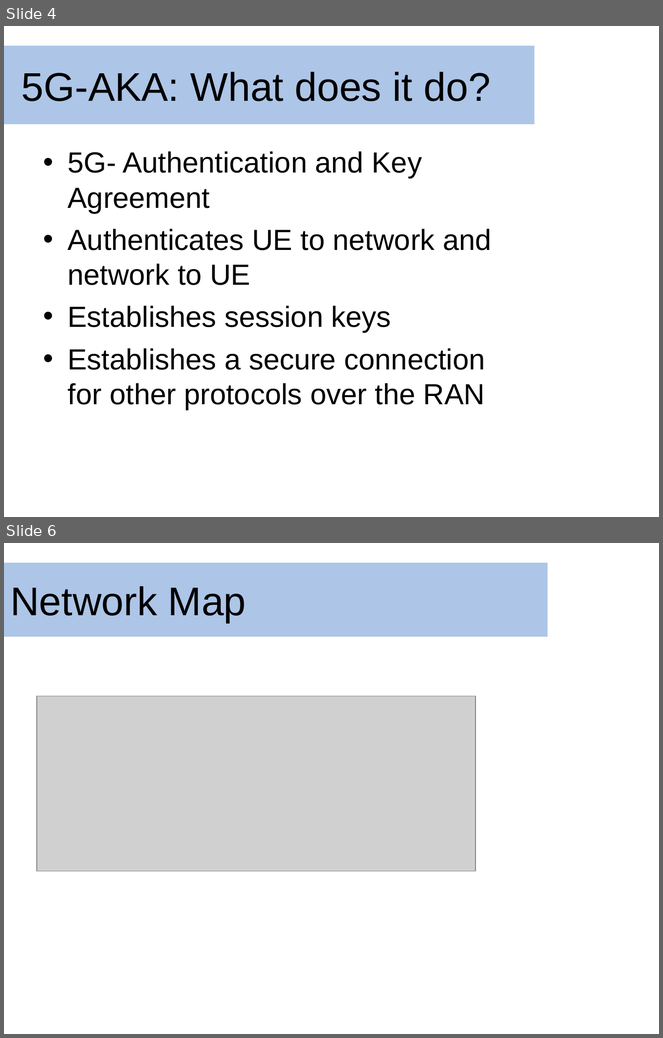
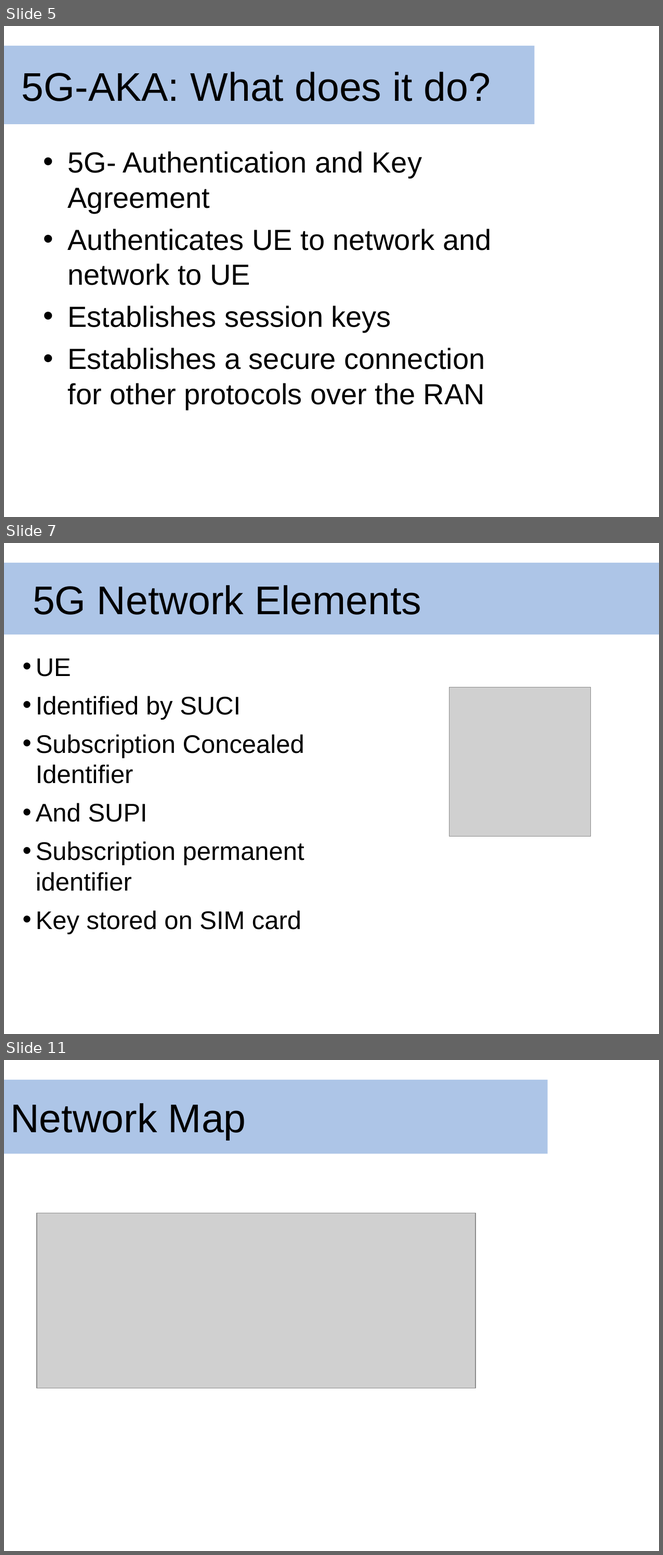
Before and after one commit to dmclayton/5g-security, a slide deck: ppt/5gakaPpt.pptx. Shown one above the other, each under a label of ours: slides 4 and 6 before the commit, slides 5, 7 and 11 after it; the slides between them are not shown. The pictures are 663x1038 and 663x1555 pixels, drawn with LibreOffice and Linux fonts; fonts in the diff are those of the drawing; grey boxes stand for pictures; background and template pictures are left out. Boxes give left, top, right and bottom in pixels: in the first picture for what was removed or moved away, otherwise in the second. Text is boxed around its words. In the diff, an @@ line names an element or a change of style, - is before the commit and + after.

```diff
--- a/ppt/5gakaPpt.pptx
+++ b/ppt/5gakaPpt.pptx
@@ slide 7 added at (x1=4, y1=543, x2=659, y2=1034), background picture (left out) @@
@@ rectangle added at (x1=4, y1=563, x2=659, y2=635), fill #ADC5E7, 44 pt, text #000000 @@
+5G Network Elements
@@ text added at (x1=36, y1=658, x2=305, y2=935), 28 pt, text #000000 @@
+• UE
+• Identified by SUCI
+• Subscription Concealed Identifier
+• And SUPI
+• Subscription permanent identifier
+• Key stored on SIM card
@@ picture added at (x1=450, y1=687, x2=591, y2=836) @@
@@ what was slide 4 is now slide 5 @@
@@ what was slide 6 is now slide 11 @@
```
Also in this commit, not shown: 2 slides changed, 4 other slides added.
